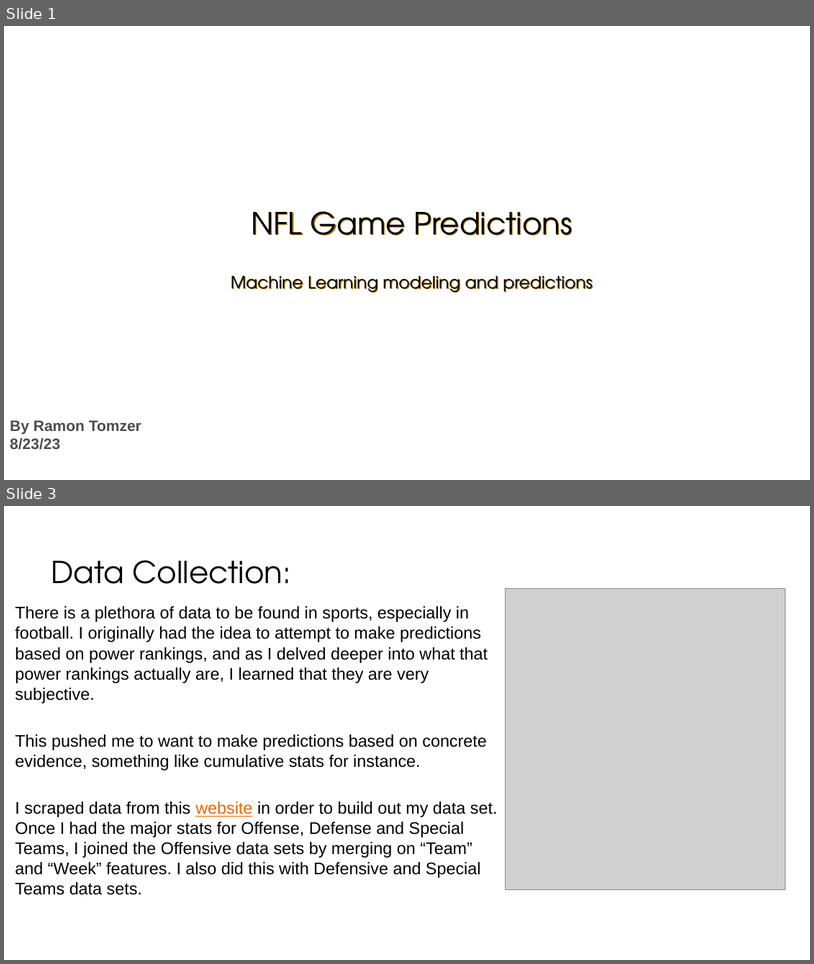
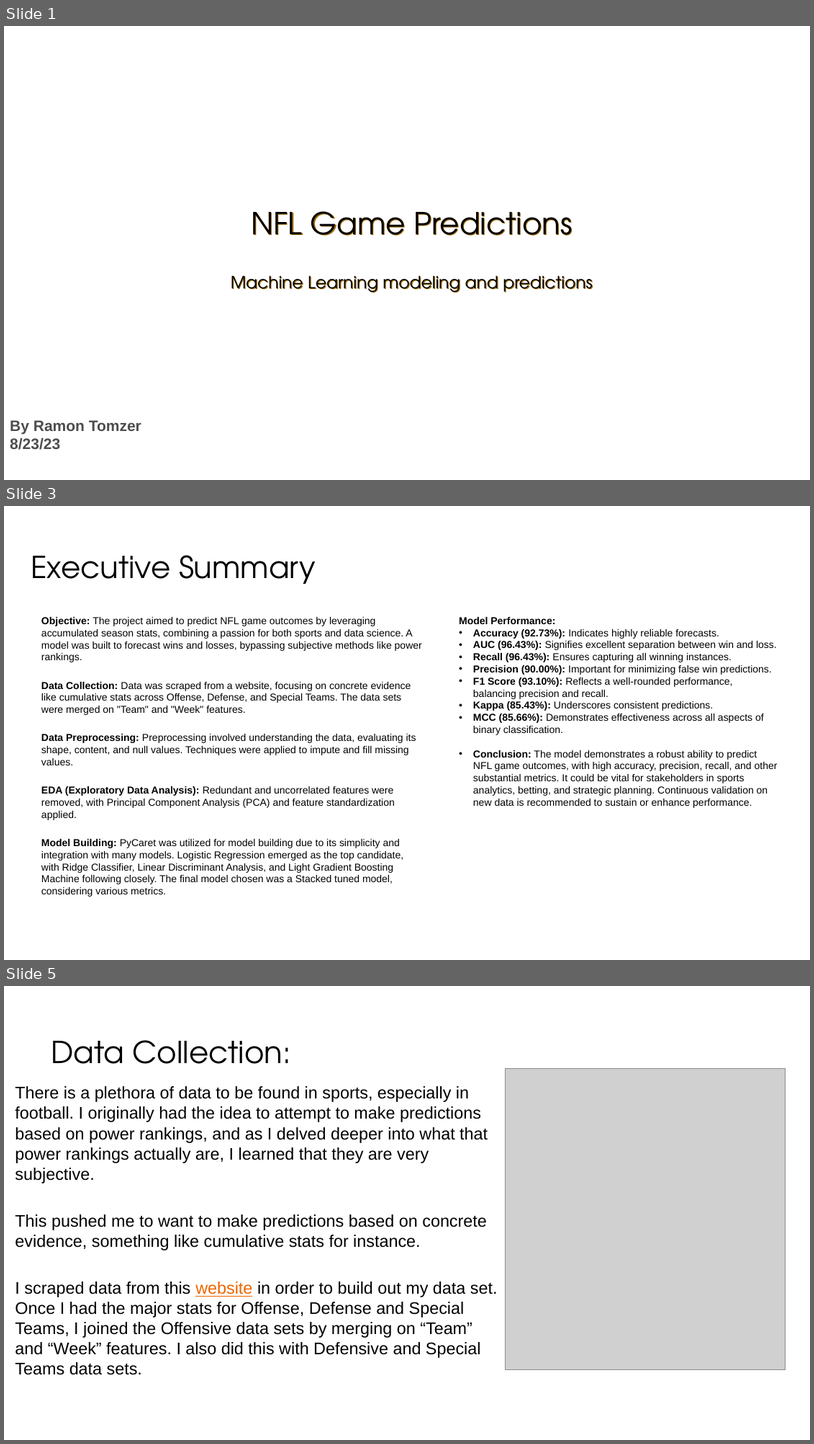
Before and after one commit to RDT3304/NFL-Game_Predictor, a slide deck: NFL Game Predictions.pptx. Shown one above the other, each under a label of ours: slides 1 and 3 before the commit, slides 1, 3 and 5 after it; the slides between them are not shown. The pictures are 814x964 and 814x1444 pixels, drawn with LibreOffice and Linux fonts; fonts in the diff are those of the drawing; grey boxes stand for pictures; background and template pictures are left out. Boxes give left, top, right and bottom in pixels: in the first picture for what was removed or moved away, otherwise in the second. Text is boxed around its words. In the diff, an @@ line names an element or a change of style, - is before the commit and + after.

Commit message:
updated stake holder presentation
updated stake holder presentation

```diff
--- a/NFL Game Predictions.pptx
+++ b/NFL Game Predictions.pptx
@@ slide 3 added at <box>4,506,810,960</box>, background picture (left out) @@
@@ title added at <box>31,555,316,584</box>, 36 pt, text #000000 @@
+Executive Summary
@@ text added at <box>41,617,422,896</box>, 12 pt, text #000000 @@
+Objective: The project aimed to predict NFL game outcomes by leveraging accumulated season stats, combining a passion for both sports and data science. A model was built to forecast wins and losses, bypassing subjective methods like power rankings.
+Data Collection: Data was scraped from a website, focusing on concrete evidence like cumulative stats across Offense, Defense, and Special Teams. The data sets were merged on "Team" and "Week" features.
+Data Preprocessing: Preprocessing involved understanding the data, evaluating its shape, content, and null values. Techniques were applied to impute and fill missing values.
+EDA (Exploratory Data Analysis): Redundant and uncorrelated features were removed, with Principal Component Analysis (PCA) and feature standardization applied.
+Model Building: PyCaret was utilized for model building due to its simplicity and integration with many models. Logistic Regression emerged as the top candidate, with Ridge Classifier, Linear Discriminant Analysis, and Light Gradient Boosting Machine following closely. The final model chosen was a Stacked tuned model, considering various metrics.
@@ text added at <box>459,617,778,808</box>, 12 pt, text #000000 @@
+Model Performance:
+• Accuracy (92.73%): Indicates highly reliable forecasts.
+• AUC (96.43%): Signifies excellent separation between win and loss.
+• Recall (96.43%): Ensures capturing all winning instances.
+• Precision (90.00%): Important for minimizing false win predictions.
+• F1 Score (93.10%): Reflects a well-rounded performance, balancing precision and recall.
+• Kappa (85.43%): Underscores consistent predictions.
+• MCC (85.66%): Demonstrates effectiveness across all aspects of binary classification.
+• Conclusion: The model demonstrates a robust ability to predict NFL game outcomes, with high accuracy, precision, recall, and other substantial metrics. It could be vital for stakeholders in sports analytics, betting, and strategic planning. Continuous validation on new data is recommended to sustain or enhance performance.
@@ what was slide 3 is now slide 5 @@
```
Also in this commit, not shown: 2 slides changed, 2 other slides added, 1 slide removed.
